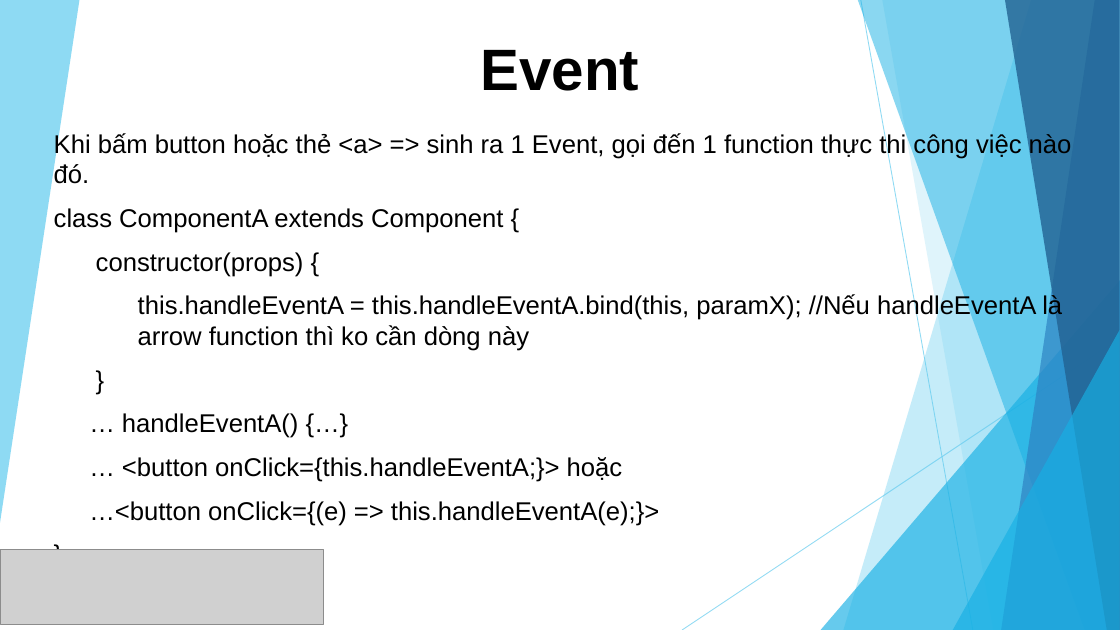
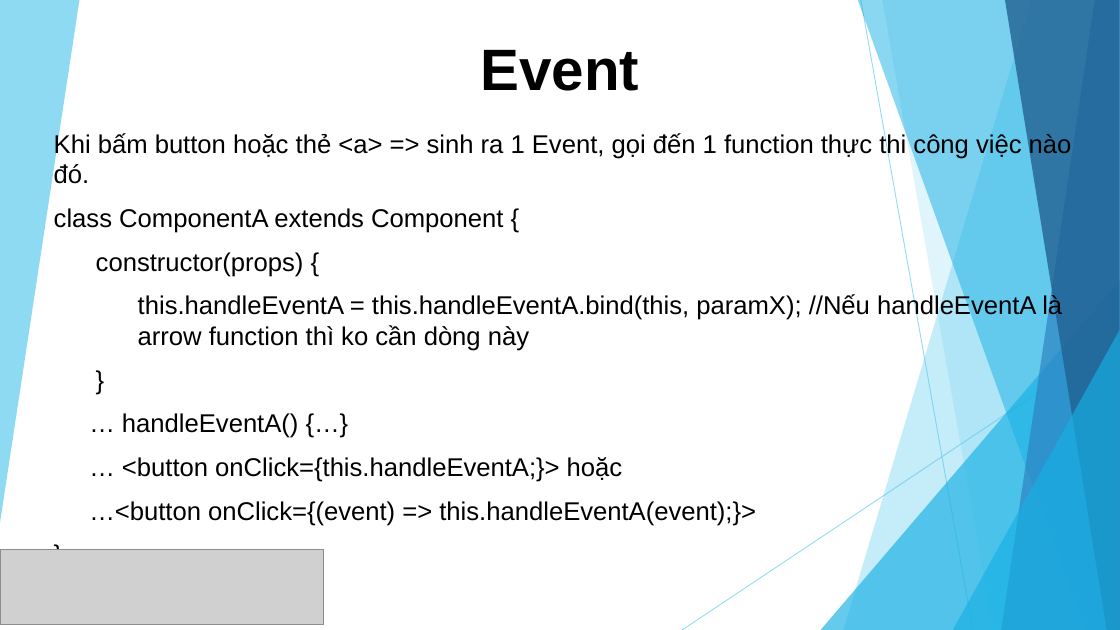
Before and after one commit to sunlight3d/CecomtechReactJST03-2019, a slide deck: slide 7 of Phần 2-Component.pptx (slide 6 before the commit). Drawn at 1120x630 pixels with LibreOffice and Linux fonts; fonts in the diff are those of the drawing; grey boxes stand for pictures. Boxes give left, top, right and bottom in pixels: in the first picture for what was removed or moved away, otherwise in the second. Text is boxed around its words. In the diff, an @@ line names an element or a change of style, - is before the commit and + after.

```diff
--- a/Phần 2-Component.pptx
+++ b/Phần 2-Component.pptx
@@ subtitle at (89,501,756,526): text changed @@
-…<button onClick={(e) => this.handleEventA(e);}>
+…<button onClick={(event) => this.handleEventA(event);}>
```
Also in this commit, not shown: 3 other slides changed, 10 slides added.
